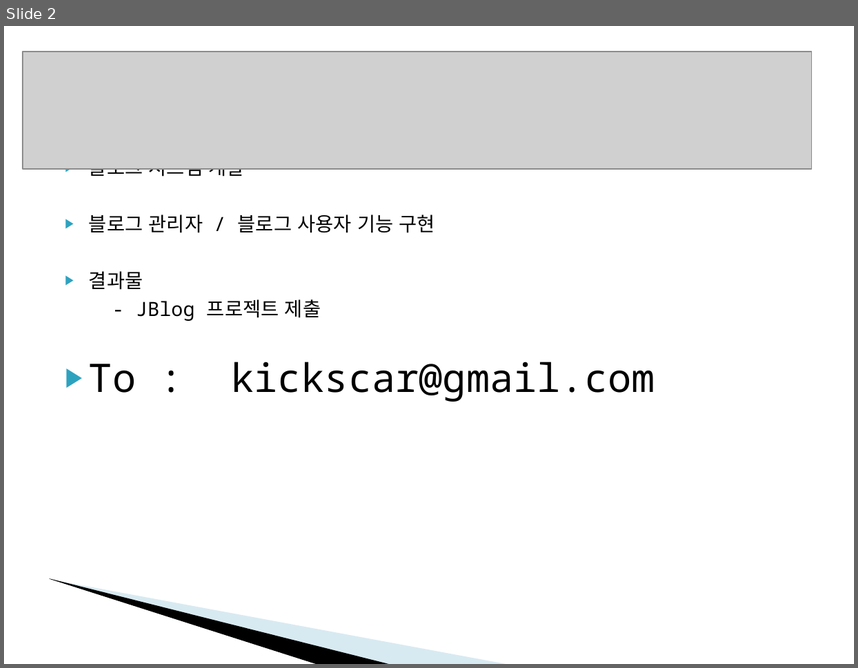
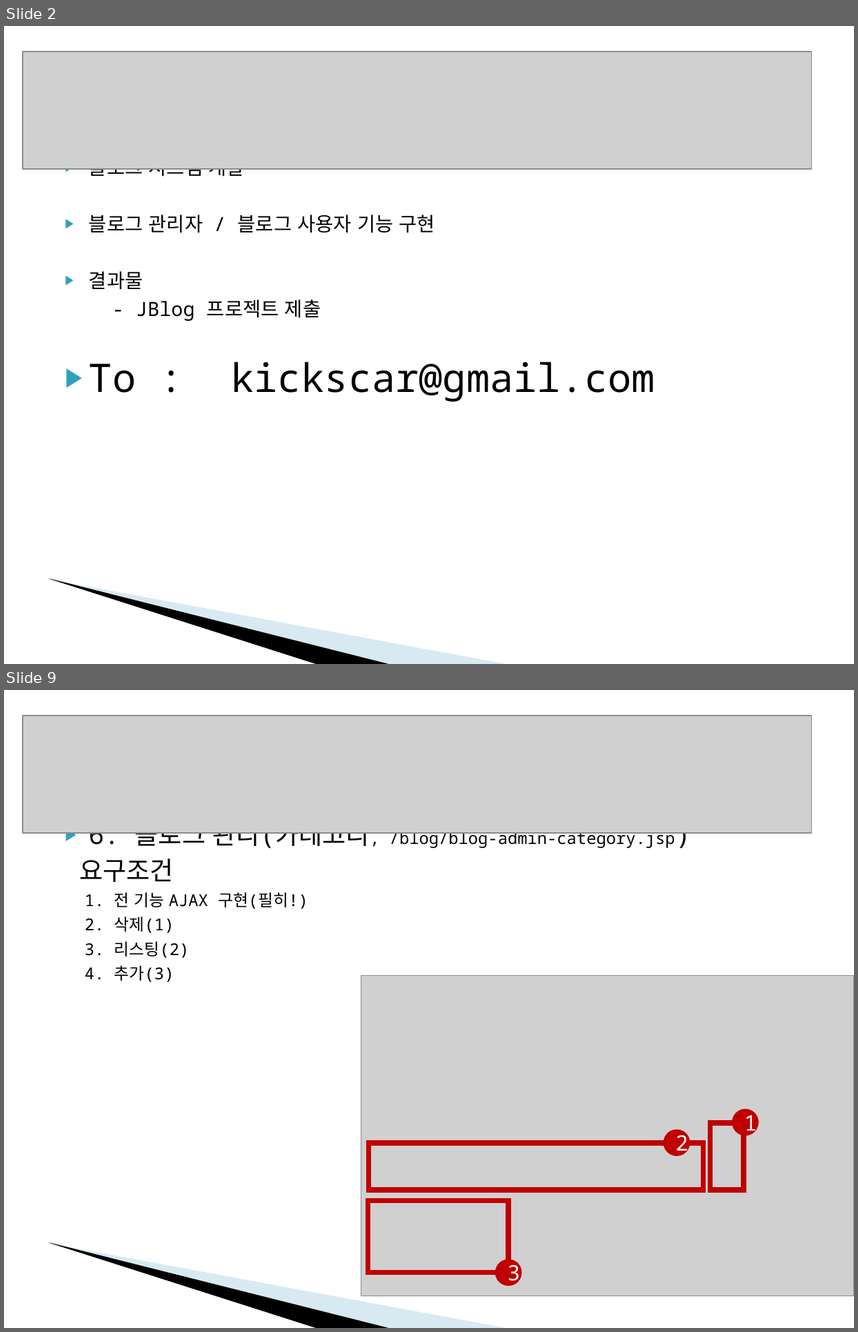
Before and after one commit to babamba/jblog-1, a slide deck: docs/SpringMVC-평가과제.ppt. Shown one above the other, each under a label of ours: slide 2 before the commit, slides 2 and 9 after it; the slides between them are not shown. The pictures are 858x668 and 858x1332 pixels, drawn with LibreOffice and Linux fonts; fonts in the diff are those of the drawing; grey boxes stand for pictures; background and template pictures are left out. Boxes give left, top, right and bottom in pixels: in the first picture for what was removed or moved away, otherwise in the second. Text is boxed around its words. In the diff, an @@ line names an element or a change of style, - is before the commit and + after.

```diff
--- a/docs/SpringMVC-평가과제.ppt
+++ b/docs/SpringMVC-평가과제.ppt
@@ slide 9 added at (4, 690, 854, 1328), background #FFFFFF; not listed: 2 template elements that a slide beside it also shows @@
@@ picture added at (23, 716, 811, 833) @@
@@ text added at (79, 829, 675, 982), 13.9 pt, text #000000 @@
+▶ 6. 블로그 관리(카테고리, /blog/blog-admin-category.jsp)
+요구조건
+1. 전 기능 AJAX 구현(필히!)
+2. 삭제(1)
+3. 리스팅(2)
+4. 추가(3)
@@ picture added at (361, 976, 854, 1296) @@
@@ rectangle added at (711, 1123, 744, 1190), outline #C00000 4.34 pt @@
@@ ellipse added at (732, 1108, 758, 1136), fill #C00000, 18 pt, text #FFFFFF @@
+1
@@ rectangle added at (369, 1142, 704, 1189), outline #C00000 4.34 pt @@
@@ ellipse added at (664, 1129, 690, 1155), fill #C00000, 18 pt, text #FFFFFF @@
+2
@@ rectangle added at (368, 1200, 508, 1272), outline #C00000 4.34 pt @@
@@ ellipse added at (495, 1259, 522, 1285), fill #C00000, 18 pt, text #FFFFFF @@
+3
```
Also in this commit, not shown: 4 slides changed, 5 other slides added, 8 slides removed.
